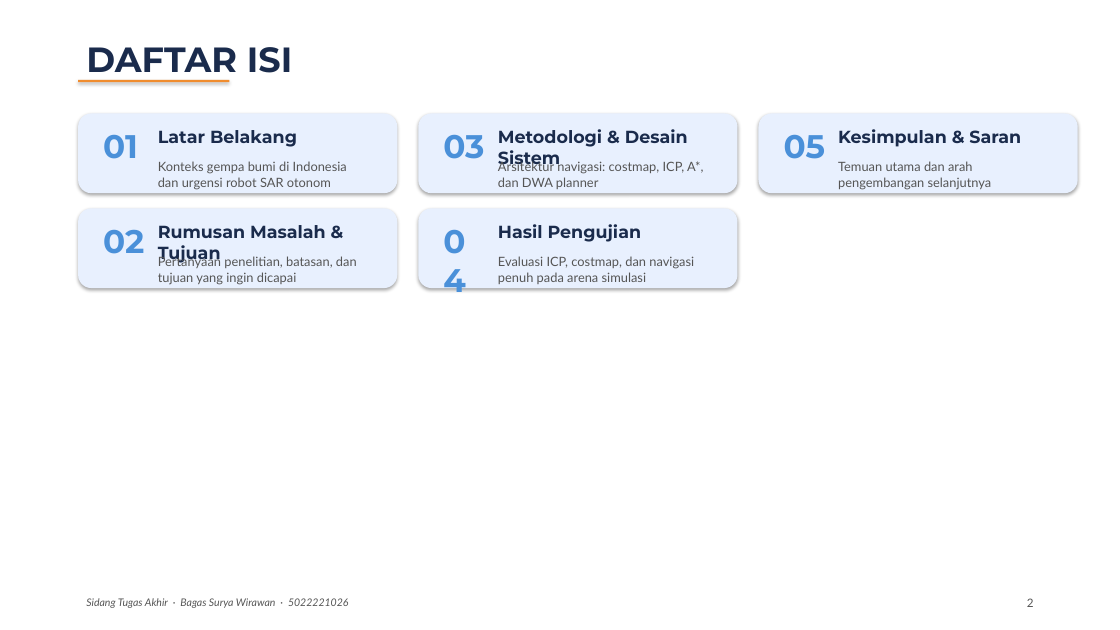
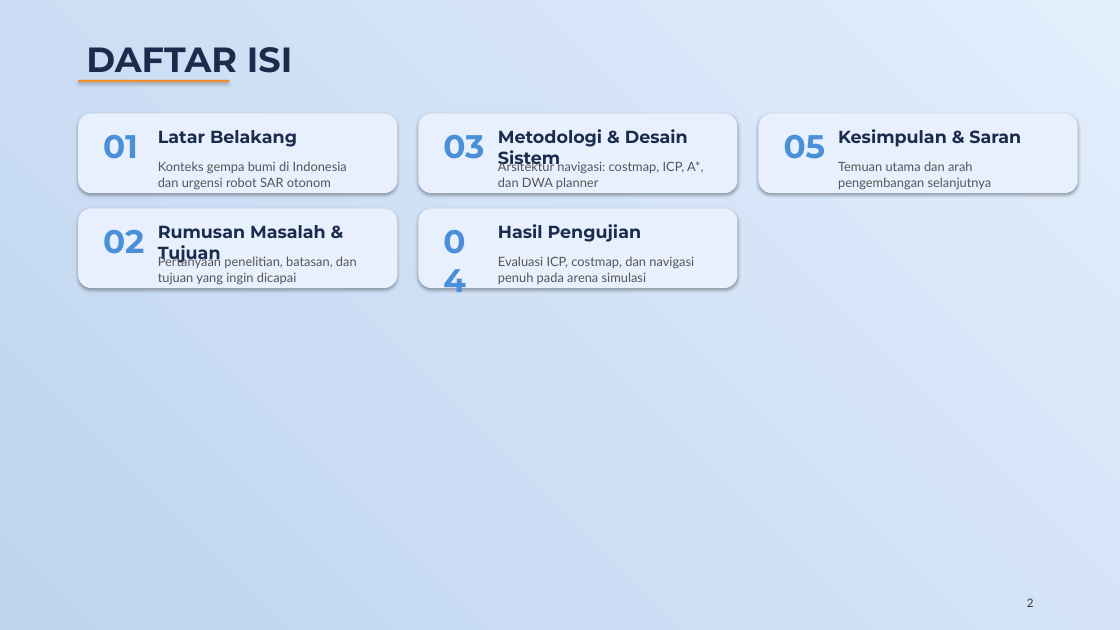
Before and after one commit to bagaswizard/Buku_TA, a slide deck: slide 2 of Presentasi_Sidang_TA.pptx. Drawn at 1120x630 pixels with LibreOffice and Linux fonts; fonts in the diff are those of the drawing. Boxes give left, top, right and bottom in pixels: in the first picture for what was removed or moved away, otherwise in the second. Text is boxed around its words. In the diff, an @@ line names an element or a change of style, - is before the commit and + after.

```diff
--- a/Presentasi_Sidang_TA.pptx
+++ b/Presentasi_Sidang_TA.pptx
@@ background #FFFFFF to gradient #E2EEFC to #BED4EF @@
@@ text removed at (86, 598, 349, 608) @@
-Sidang Tugas Akhir · Bagas Surya Wirawan · 5022221026
@@ text "2" at (1027, 598, 1034, 607): text colour #555555 to #333333 @@
```
Also in this commit, not shown: 13 other slides changed, 5 slides added, 3 slides removed, 7 other files.
